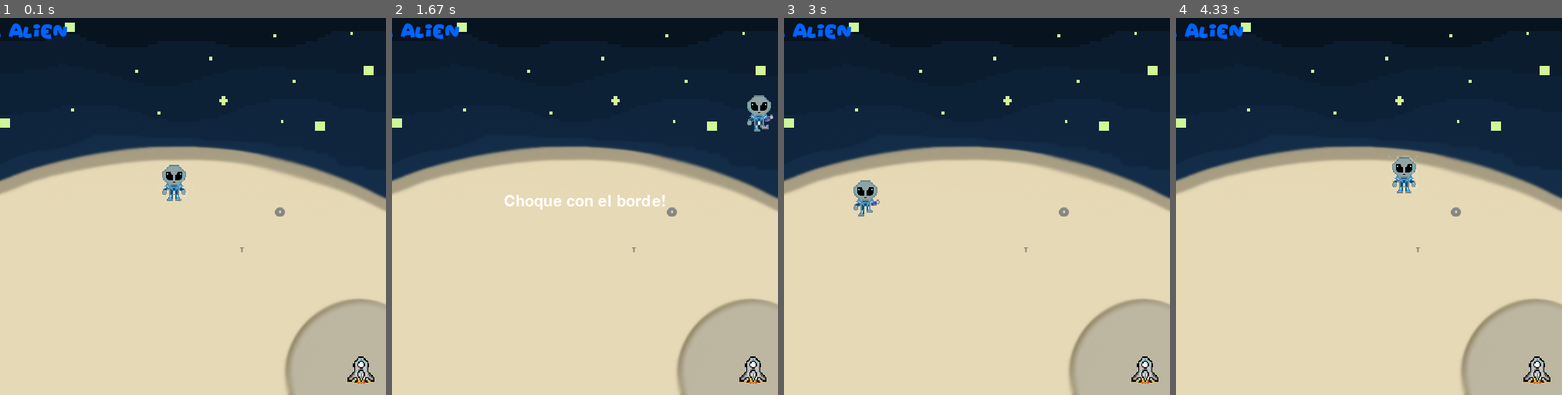
Above: before the commit, frames 1-4 (left to right).
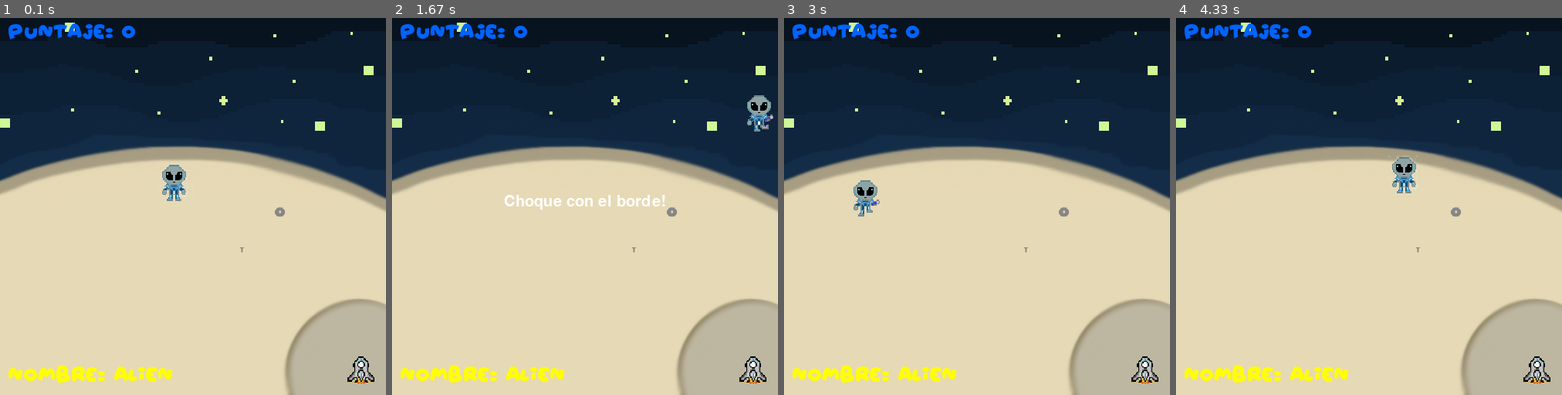
Above: after the commit, the same moments.

Repository: aperez536/pygame
Game: pygame game, started from Aliens.py
Two runs of this game, one before a commit and one after it. Both use one fixed random seed, a clock stepped at 60 frames per second and the inputs below.
Inputs:
- Up to frame 1 (0.1 s): no input
- Up to frame 2 (1.67 s): hold Right 0.33-0.8 s; hold Up 0.83-1.13 s; hold Right 1.17-1.63 s
- Up to frame 3 (3 s): hold Down 2.23-2.53 s; hold Left 2.57-2.97 s
- Up to frame 4 (4.33 s): hold Up 3-3.37 s; hold Right 3.4-4.03 s; hold Down from 4.07 s (still down)

The runs differ from the first frame. In frame 1, 1.7% of the frame differs, in the area x 0-45%, y 1-97%; in frame 2, 1.7%; in frame 3, 1.7%; in frame 4, 1.7%.

Commit message:
Arreglos de Mensajes.py - Pseudo Sistema de Puntos

Diff:
--- a/Aliens.py
+++ b/Aliens.py
@@ -84,8 +84,12 @@
     nuevoMensaje = Mensaje()
     nuevoMensaje.Color = CELESTE
     nuevoMensaje.Posicion = "top-left"
+    nuevoMensaje2 = Mensaje()
+    nuevoMensaje2.Posicion = "bottom-left"
+    nuevoMensaje2.Color = AMARILLO
 
     iAlien = Alien("Alien")
+    Puntaje = 0
 
     #posicion de la tuerca
     x1 = 350
@@ -166,14 +170,19 @@
         # si el perosonaje principal esta en esa pocision , va a agarrar la tuerca.
         if((x_var>=330 and x_var<=340)and (y_var >=220 and y_var<=250) ):
             agarratuerca=True
+            Puntaje = Puntaje + 1
             contartuerca=1
 
         config.gameDisplay.fill(NEGRO)
         config.gameDisplay.blit(fondo, (0, 0))
 
+        nuevoMensaje2.Print("Nombre: " + iAlien.name)
+
         iAlien.move(x_var, y_var,contador)
-
-        nuevoMensaje.Print("Hola " + iAlien.name)
+        if Puntaje > 2000:
+            nuevoMensaje.Borrar()
+        else:
+            nuevoMensaje.Print("Puntaje: " + str(Puntaje))
 
         nave(x3, y3)
 
--- a/Clases/Constantes.py
+++ b/Clases/Constantes.py
@@ -22,6 +22,7 @@
 BLANCO = (255, 255, 255)
 BLANCOVIEJO = (205, 192, 176)
 CELESTE = (0, 99, 255)
+AMARILLO = (255, 255, 0)
 
 #######IMAGENES########
 fondo = pygame.image.load('Imagenes/fondo.png')
--- a/Clases/Mensaje.py
+++ b/Clases/Mensaje.py
@@ -12,9 +12,11 @@
 # Para Usarlo
 # --------------------------
 # Mensaje.Print("Texto a Imprimir con las configuraciones ya hechas")
+# Mensaje.Borrar() para sacarlo de la pantalla cuando quieran
 # ^ Facil?
 
 import pygame
+import time
 from Clases.Constantes import *
 
 class Mensaje():
@@ -24,31 +26,32 @@
         self.Fuente = "Font\\wowsers.ttf"
         self.Tamano = 20
         self.Posicion = "center"
+        self.Padding = 10
         self.GameDisplay = pygame.display.set_mode((DISPLAY_ANCHO, DISPLAY_ALTURA))
 
     def Print(self, msg):
         #Configuracion
         self.fontConfig = pygame.font.Font(self.Fuente, self.Tamano, bold=False, italic=False)
+
         #Necesito un TextSurface y TextRectangulo
         msgSurface = self.fontConfig.render(msg, True, self.Color)
         msgSurfaceRect = msgSurface.get_rect()
-
         msgHeight = msgSurface.get_height()
         msgWidth = msgSurface.get_width()
 
         #Posicionar el texto segun la configuracion (Hay que hacerlo)
         if self.Posicion == "top-left":
-            msgSurfaceRect.center = (10, (0 + msgHeight))
+            msgSurfaceRect.center = ((0 + (msgWidth / 2)) + self.Padding, (0 + msgHeight))
         elif self.Posicion == "top-center":
             msgSurfaceRect.center = ((DISPLAY_ANCHO/2), (0 + msgHeight))
         elif self.Posicion == "top-right":
-            msgSurfaceRect.center = (DISPLAY_ANCHO, (0 + msgHeight))
+            msgSurfaceRect.center = (DISPLAY_ANCHO, (0 + msgHeight) + self.Padding)
         elif self.Posicion == "bottom-left":
-            msgSurfaceRect.center = (10, (DISPLAY_ALTURA - msgHeight))
+            msgSurfaceRect.center = ((0 + (msgWidth / 2)) + self.Padding, (DISPLAY_ALTURA - msgHeight))
         elif self.Posicion == "bottom-center":
             msgSurfaceRect.center = ((DISPLAY_ANCHO/2), (DISPLAY_ALTURA - msgHeight))
         elif self.Posicion == "bottom-right":
-            msgSurfaceRect.center = (DISPLAY_ANCHO, (DISPLAY_ALTURA - msgHeight))
+            msgSurfaceRect.center = (DISPLAY_ANCHO, (DISPLAY_ALTURA - msgHeight) - self.Padding)
         else:
             #Centro - Centro
             msgSurfaceRect.center = ((DISPLAY_ANCHO/2), (DISPLAY_ALTURA/2))
@@ -57,3 +60,9 @@
         self.GameDisplay.blit(msgSurface, msgSurfaceRect)
         #Actualizar la Pantalla
         pygame.display.update()
+
+    def Borrar(self):
+        msgSurface = self.fontConfig.render("", True, self.Color)
+        msgSurfaceRect = msgSurface.get_rect()
+        self.GameDisplay.blit(msgSurface, msgSurfaceRect)
+        pygame.display.update()
